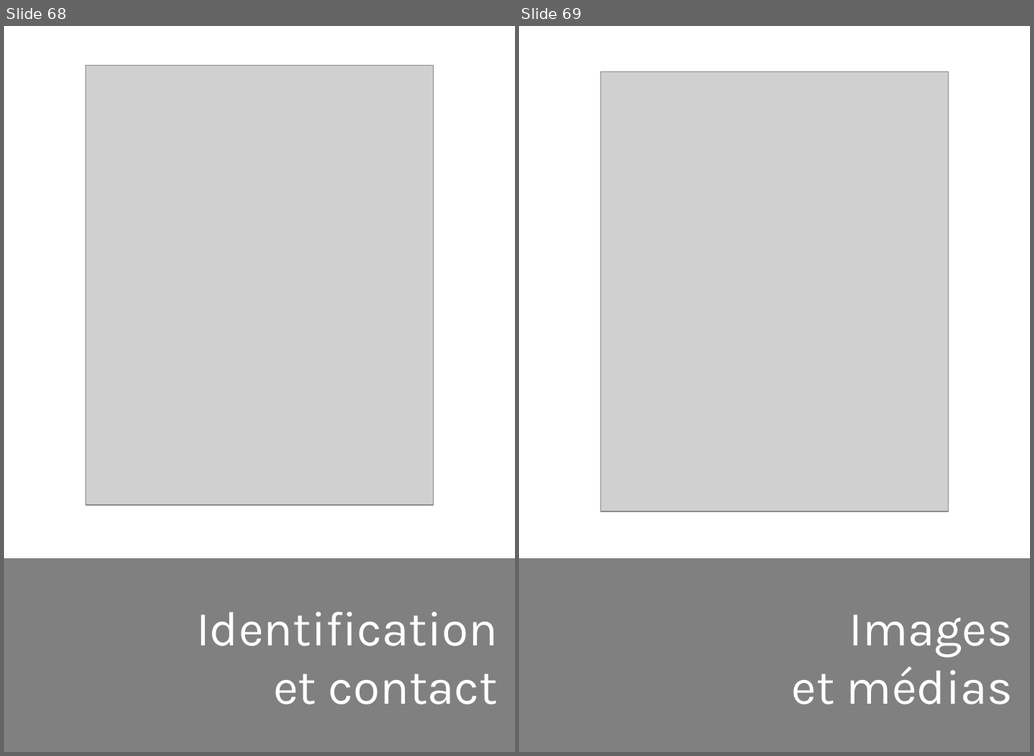
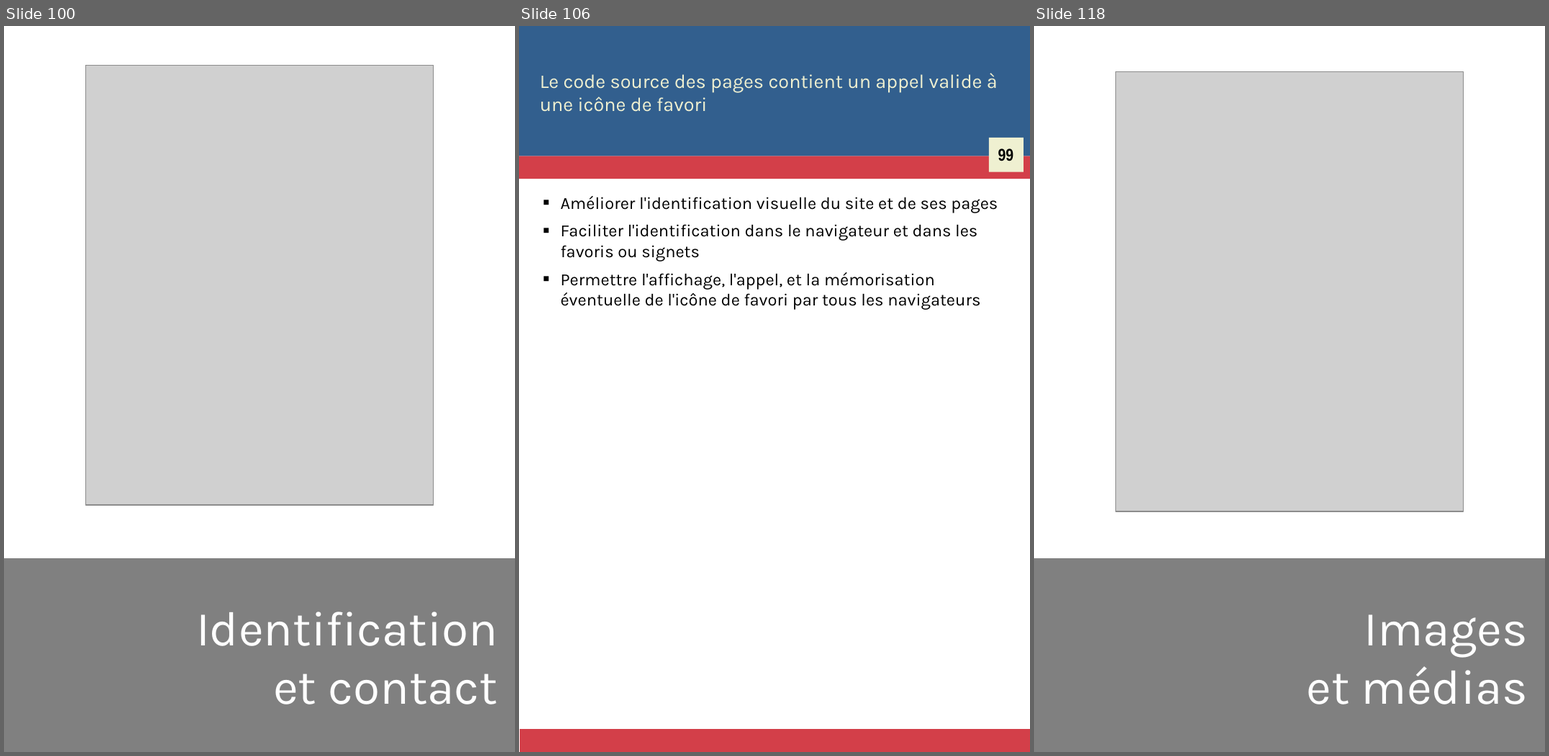
Before and after one commit to Zigazou/bonnes-pratiques-illustrees, a slide deck: bonnes-pratiques.odp. Shown side by side, each under a label of ours: slides 68 and 69 before the commit, slides 100, 106 and 118 after it; the slides between them are not shown. The pictures are 1034x756 and 1549x756 pixels, drawn with LibreOffice and Linux fonts; fonts in the diff are those of the drawing; grey boxes stand for pictures. Boxes give left, top, right and bottom in pixels: in the first picture for what was removed or moved away, otherwise in the second. Text is boxed around its words. In the diff, an @@ line names an element or a change of style, - is before the commit and + after.

```diff
--- a/bonnes-pratiques.odp
+++ b/bonnes-pratiques.odp
@@ slide 106 added at bbox=[519, 26, 1030, 752], background #FFFFFF @@
@@ rectangle added at bbox=[519, 26, 1030, 156], fill #325F8E @@
@@ title added at bbox=[540, 73, 998, 112], 16 pt, text #EFF0D1 @@
+Le code source des pages contient un appel valide à une icône de favori
@@ rectangle added at bbox=[989, 138, 1023, 171], fill #EFF0D1 @@
@@ text added at bbox=[999, 148, 1014, 161], 14 pt, text #000000, bold @@
+99
@@ rectangle added at bbox=[519, 156, 1030, 179], fill #D33F49 @@
@@ text added at bbox=[561, 196, 998, 310], 14 pt, text #000000 @@
+■ Améliorer l'identification visuelle du site et de ses pages
+■ Faciliter l'identification dans le navigateur et dans les favoris ou signets
+■ Permettre l'affichage, l'appel, et la mémorisation éventuelle de l'icône de favori par tous les navigateurs
@@ rectangle added at bbox=[520, 728, 1030, 751], fill #D33F49 @@
@@ what was slide 68 is now slide 100 @@
@@ what was slide 69 is now slide 118 @@
```
Also in this commit, not shown: 61 slides changed, 179 other slides added, 1 slide removed, 14 other files.
